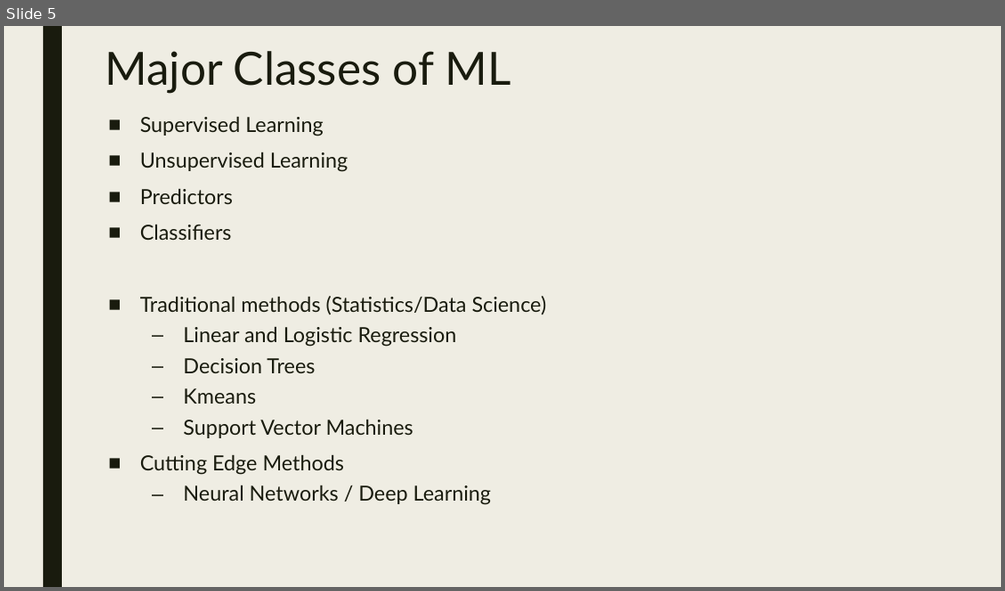
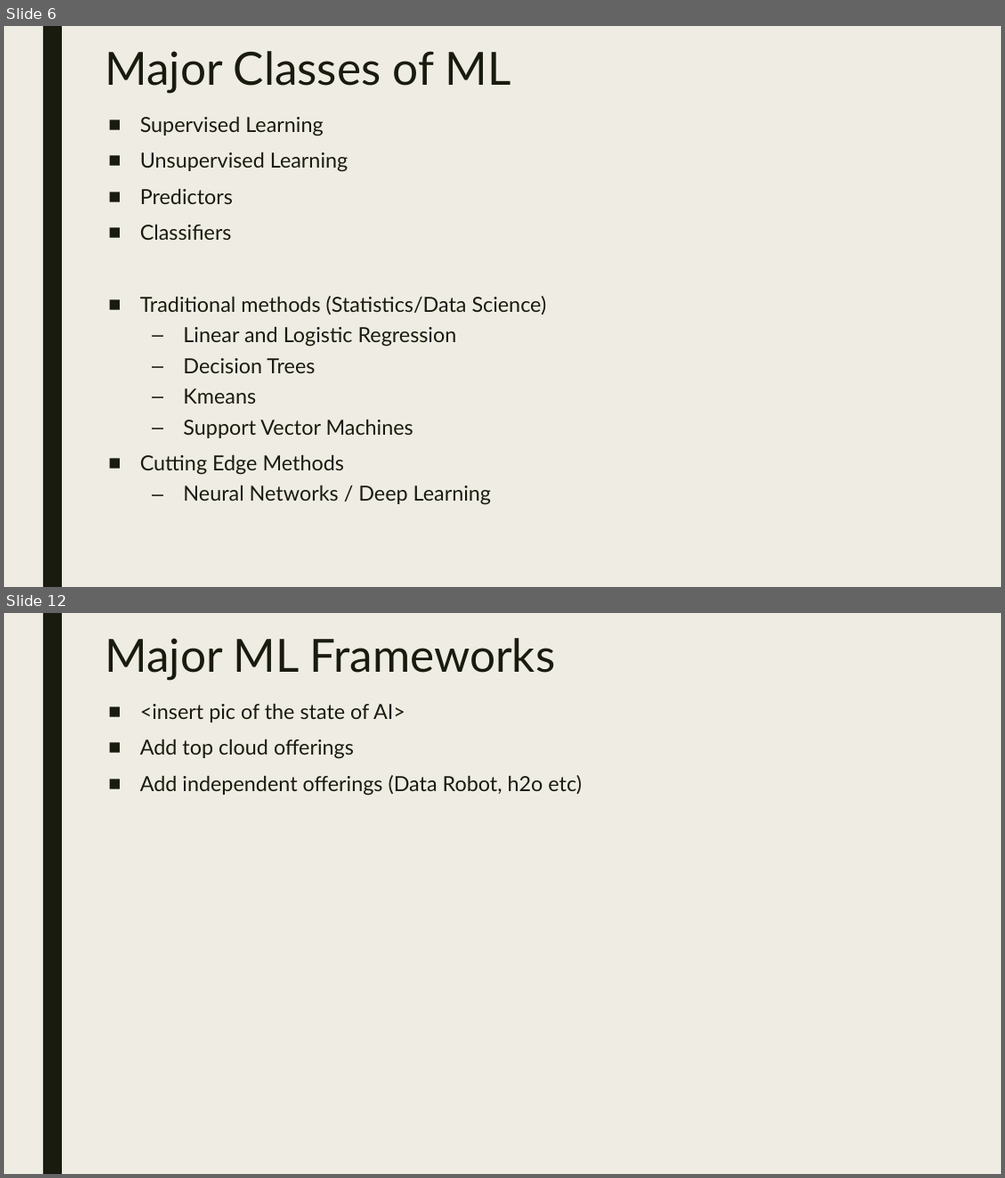
Before and after one commit to dougfoo/machineLearning, a slide deck: talks/MachineLearning101.pptx. Shown one above the other, each under a label of ours: slide 5 before the commit, slides 6 and 12 after it; the slides between them are not shown. The pictures are 1005x591 and 1005x1178 pixels, drawn with LibreOffice and Linux fonts; fonts in the diff are those of the drawing. Boxes give left, top, right and bottom in pixels: in the first picture for what was removed or moved away, otherwise in the second. Text is boxed around its words. In the diff, an @@ line names an element or a change of style, - is before the commit and + after.

```diff
--- a/talks/MachineLearning101.pptx
+++ b/talks/MachineLearning101.pptx
@@ slide 12 added at <box>4,613,1001,1174</box>, background #EFEDE3; not listed: 1 template element that a slide beside it also shows @@
@@ title added at <box>105,638,556,680</box>, 44 pt, text #191B0E @@
+Major ML Frameworks
@@ text added at <box>140,703,582,795</box>, 20 pt, text #191B0E @@
+■ <insert pic of the state of AI>
+■ Add top cloud offerings
+■ Add independent offerings (Data Robot, h2o etc)
@@ what was slide 5 is now slide 6 @@
```
Also in this commit, not shown: 2 slides changed, 9 other slides added.
